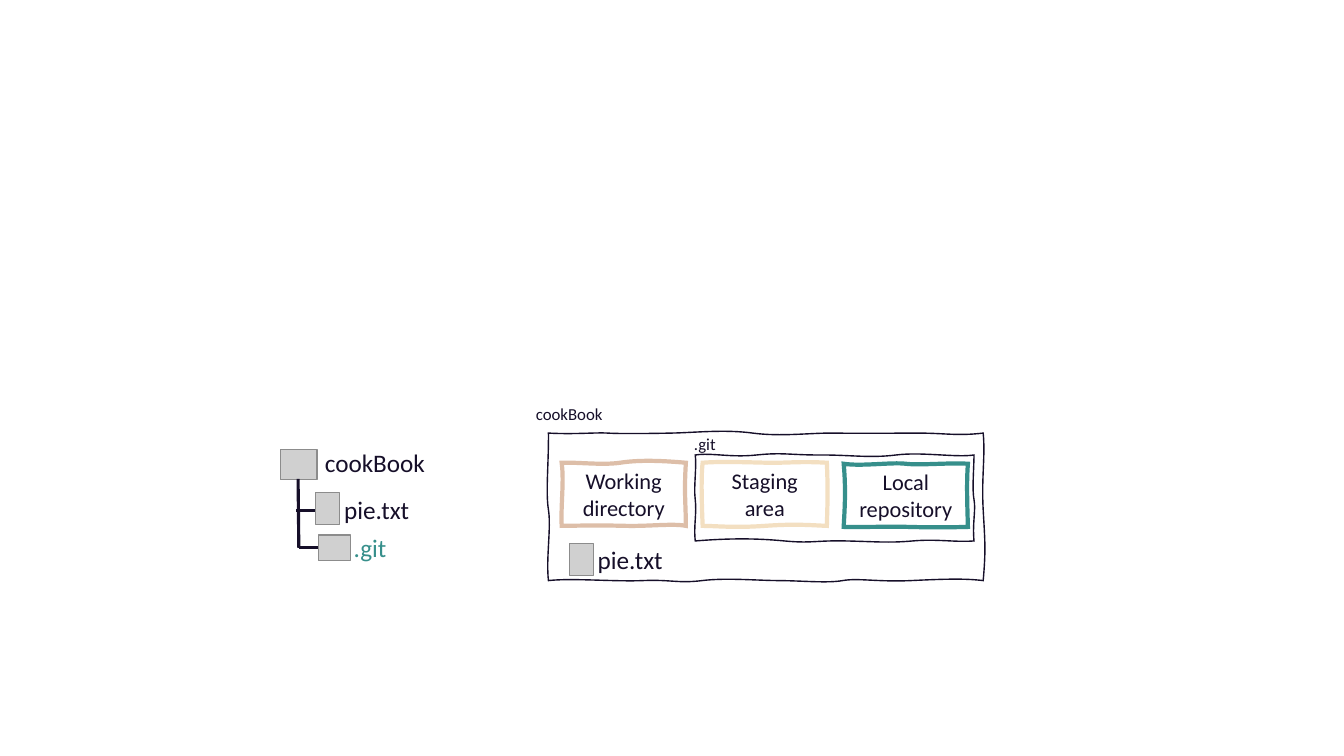
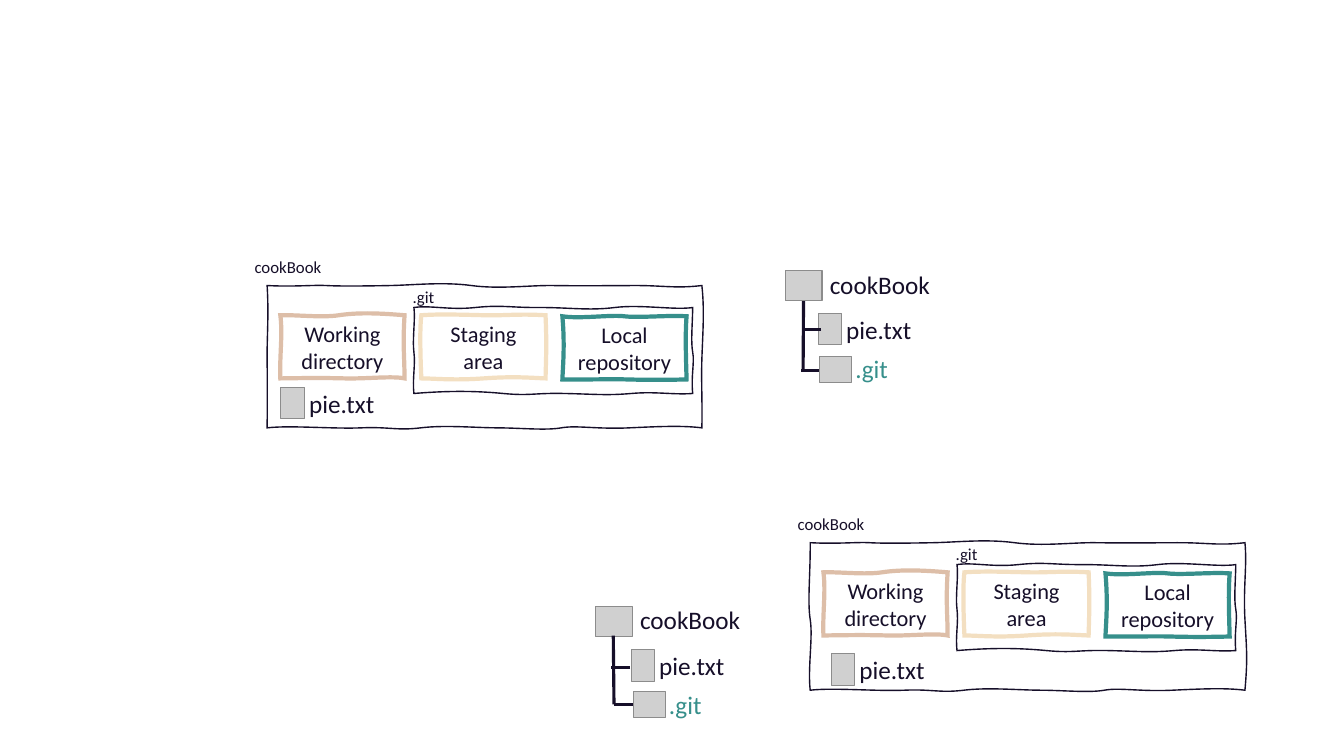
Before and after one commit to selinaZitrone/get-started-with-git, a slide deck: slide 11 of slides/img/images.pptx (slide 9 before the commit). Drawn at 1344x756 pixels with LibreOffice and Linux fonts; fonts in the diff are those of the drawing; grey boxes stand for pictures. Boxes give left, top, right and bottom in pixels: in the first picture for what was removed or moved away, otherwise in the second. Text is boxed around its words. In the diff, an @@ line names an element or a change of style, - is before the commit and + after.

```diff
--- a/slides/img/images.pptx
+++ b/slides/img/images.pptx
@@ group added at bbox=[255, 261, 930, 427]: 6 texts, 5 freeform shapes, 4 pictures, 3 lines @@
+cookBook
+.git
+Working directory
+Staging area
+Local repository
+cookBook
+.git
+pie.txt
+pie.txt
@@ freeform shape: place and size @@
-freeform shape at bbox=[548, 434, 983, 581]
+freeform shape at bbox=[811, 542, 1245, 690]
@@ 4 freeform shapes, 3 texts, 1 picture: place and size @@
-4 freeform shapes, 3 texts, 1 picture at bbox=[536, 408, 975, 576]
+4 freeform shapes, 3 texts, 1 picture at bbox=[798, 518, 1236, 685]
@@ 3 pictures, 2 texts, 2 lines: place and size @@
-3 pictures, 2 texts, 2 lines at bbox=[280, 450, 425, 562]
+3 pictures, 2 texts, 2 lines at bbox=[596, 607, 740, 718]
@@ text ".git": place and size @@
-text ".git" at bbox=[354, 539, 387, 562]
+text ".git" at bbox=[669, 696, 702, 719]
@@ line moved from (319, 547) - (298, 547) to (633, 705) - (614, 705) @@
```
Also in this commit, not shown: 8 other slides changed, 4 slides added, 5 other files.
